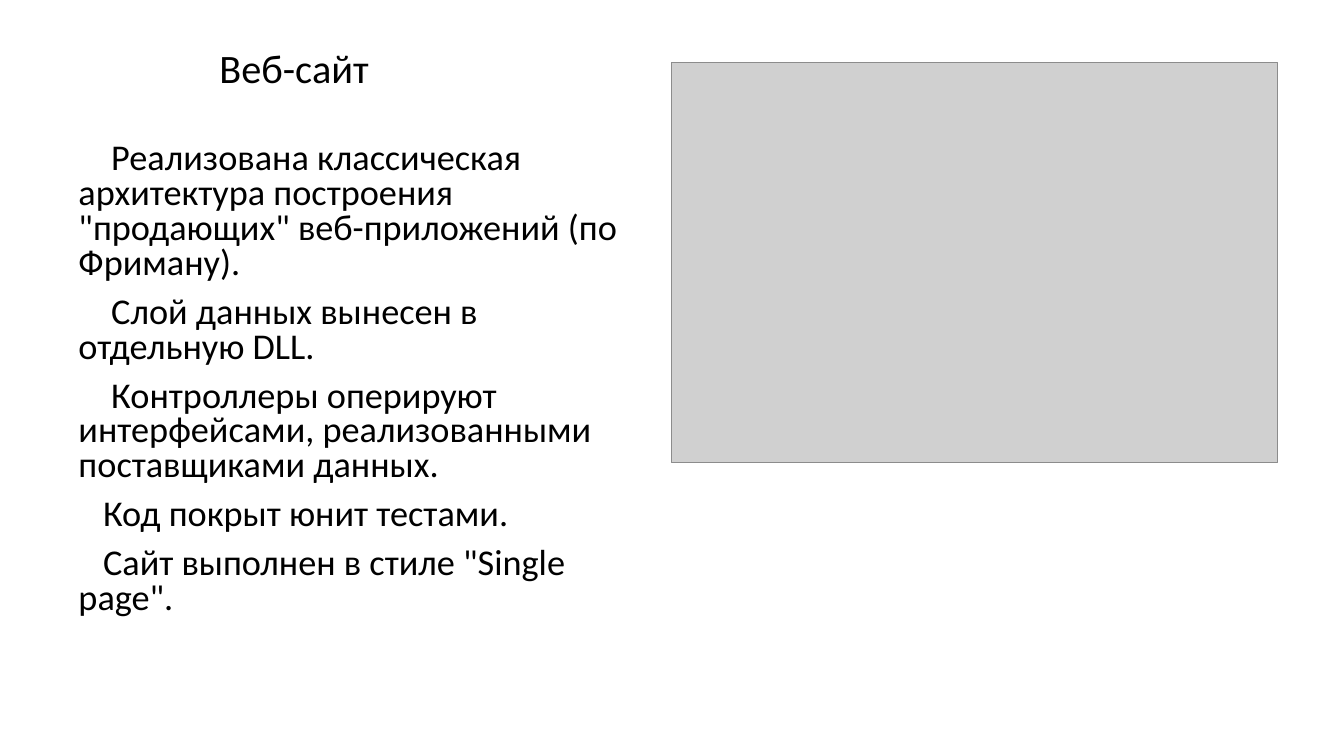
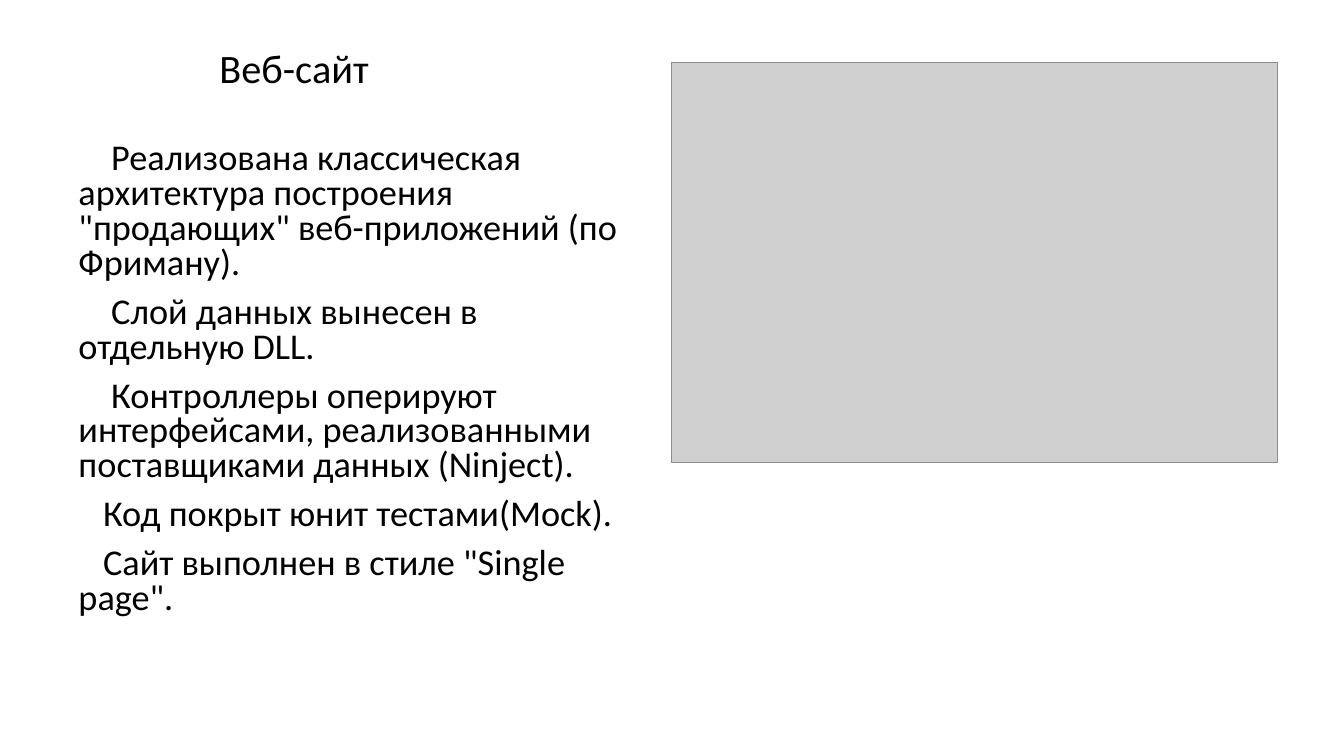
Before and after one commit to fil-dv/Rent, a slide deck: slide 5 of Documents/MyPresentation.pptx. Drawn at 1344x756 pixels with LibreOffice and Linux fonts; fonts in the diff are those of the drawing; grey boxes stand for pictures. Boxes give left, top, right and bottom in pixels: in the first picture for what was removed or moved away, otherwise in the second. Text is boxed around its words. In the diff, an @@ line names an element or a change of style, - is before the commit and + after.

```diff
--- a/Documents/MyPresentation.pptx
+++ b/Documents/MyPresentation.pptx
@@ text at box(78, 384, 612, 532): text changed @@
-Контроллеры оперируют интерфейсами, реализованными поставщиками данных.
-Код покрыт юнит тестами.
+Контроллеры оперируют интерфейсами, реализованными поставщиками данных (Ninject).
+Код покрыт юнит тестами(Mock).
```
Also in this commit, not shown: 1 other slide changed, 37 other files.
